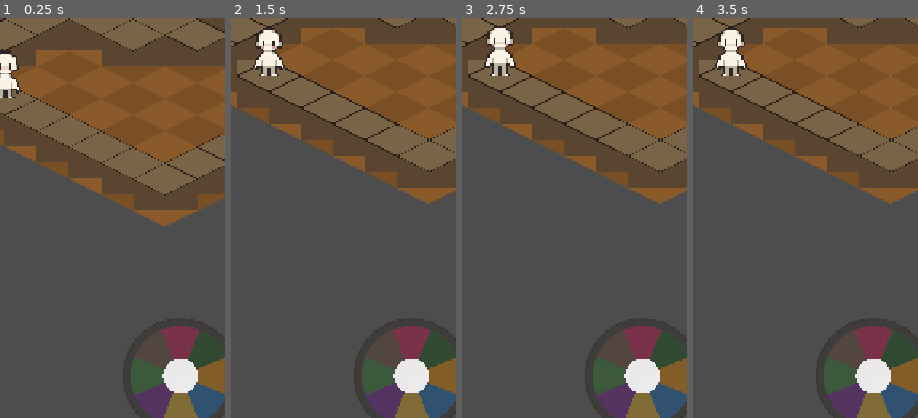
Above: before the commit, frames 1-4 (left to right).
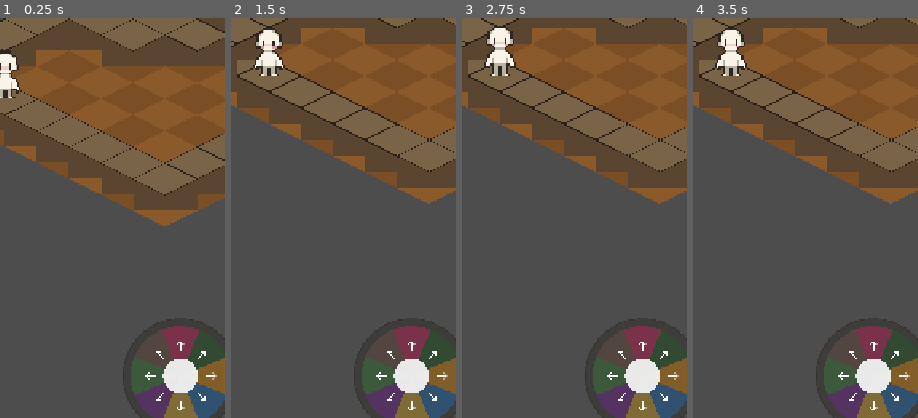
Above: after the commit, the same moments.

Repository: JDaniloC/BlindTuner
Game: Godot game, scene res://scenes/Playground.tscn
Same seed, same stepped clock (60 frames per second), same inputs: the game is played once before the commit and once after it.
Inputs:
- Up to frame 1 (0.25 s): no input
- Up to frame 2 (1.5 s): click "Começar" at 0.5 s; click "Começar" at 1.25 s
- Up to frame 3 (2.75 s): click "Curto" at 2 s
- Up to frame 4 (3.5 s): click "Pista 0 (tudo)" at 2.75 s
The pictures show only the part of the screen within x 42-92%, y 43-93%; the shares and areas given below are measured in that part.

The runs differ from the first frame. In frame 1, 0.2% of the frame differs, in the area x 64-97%, y 81-98%; in frame 2, 0.2%; in frame 3, 0.2%; in frame 4, 0.2%.

Commit message:
feat(godot): ícone redundante nas fatias do joystick e nas teclas
WCAG 1.4.1 pede que cor nunca seja o único canal de informação, e a
pesquisa de baixa visão reforça combinar cor com forma. Seta na direção
da nota nas fatias; ícone da nota no rodapé de cada tecla.

Fix pós-review: ICON_FOR_DIRECTION em ActionIcon.gd tratava o vetor de
direction (grid isométrico) como bússola de tela. Character.grid_to_world
projeta (x-y, x+y), então C4 (-1,-1) cai reto pra cima na tela, não a
noroeste -- a tabela antiga fazia as 8 setas apontarem um passo de 45°
errado. Corrigida a tabela e as expectativas em test_action_icon.gd;
reforçado test_slice_icons_point_to_correct_screen_direction pra checar
a textura carregada (não só != null) em duas fatias opostas.

Co-Authored-By: Claude Sonnet 5 <noreply@anthropic.com>

Diff:
--- a/godot/scripts/ActionIcon.gd
+++ b/godot/scripts/ActionIcon.gd
@@ -17,16 +17,19 @@
 	"pular": "keyboard_double_arrow_up",
 }
 
-## Seta direcional por vetor de direção. 0,-1 é norte (y cresce pra baixo).
+## O vetor de `direction` é de GRID isométrico, não bússola de tela.
+## Character.grid_to_world projeta (x-y, x+y), então cada vetor de grid cai
+## num octante de tela diferente do que o vetor "parece" sugerir --
+## ex.: (-1,-1) não é noroeste, é reto para cima.
 const ICON_FOR_DIRECTION := {
-	Vector2i( 0, -1): "north",
-	Vector2i( 1, -1): "north_east",
-	Vector2i( 1,  0): "east",
-	Vector2i( 1,  1): "south_east",
-	Vector2i( 0,  1): "south",
-	Vector2i(-1,  1): "south_west",
-	Vector2i(-1,  0): "west",
-	Vector2i(-1, -1): "north_west",
+	Vector2i(-1, -1): "north",
+	Vector2i( 0, -1): "north_east",
+	Vector2i( 1, -1): "east",
+	Vector2i( 1,  0): "south_east",
+	Vector2i( 1,  1): "south",
+	Vector2i( 0,  1): "south_west",
+	Vector2i(-1,  1): "west",
+	Vector2i(-1,  0): "north_west",
 }
 
 var action_id: String = ""
--- a/godot/scripts/DirectionJoystick.gd
+++ b/godot/scripts/DirectionJoystick.gd
@@ -18,6 +18,7 @@
 var _thumb_offset := Vector2.ZERO
 var _slice_polygons: Array[Polygon2D] = []
 var _slice_note_keys: Array[String] = []  # paralelo a _slice_polygons (8 entradas)
+var _slice_icons: Array = []              # paralelo a _slice_note_keys (8 entradas)
 var _active_slice_index: int = -1         # 0..7 (índice da fatia em _slice_polygons), ou -1
 var _flash_tween: Tween
 var _backdrop_disc: Polygon2D
@@ -70,6 +71,24 @@
 		_slice_polygons.append(slice)
 		_slice_note_keys.append(key)
 		idx += 1
+	_build_slice_icons()
+
+## Uma seta por fatia, posicionada no meio do arco (60% do raio), apontando
+## na direção que a nota daquela fatia representa.
+func _build_slice_icons() -> void:
+	var IconScript := load("res://scripts/ActionIcon.gd")
+	_slice_icons.clear()
+	for i in range(_slice_note_keys.size()):
+		var icon: Control = IconScript.new()
+		icon.custom_minimum_size = Vector2(30, 30)
+		icon.size = Vector2(30, 30)
+		var deg := i * SLICE_ANGLE_DEG
+		var rad := deg_to_rad(deg)
+		var center := Vector2(sin(rad), -cos(rad)) * (RADIUS * 0.6)
+		icon.position = center - icon.size * 0.5
+		_slices_root.add_child(icon)
+		icon.set_note(_slice_note_keys[i])
+		_slice_icons.append(icon)
 
 func slice_display_color(note_key: String) -> Color:
 	if CueSettings.shows_color():
--- a/godot/scripts/PianoInput.gd
+++ b/godot/scripts/PianoInput.gd
@@ -20,6 +20,7 @@
 
 var _buttons: Array[Button] = []
 var _button_notes: Array[String] = []
+var _key_icons: Array = []
 # Paralelo às notas armáveis (correr/pular); atualizado por on_armed_state_changed.
 var _armed: Array[bool] = [false, false, false, false]
 
@@ -51,6 +52,14 @@
 		btn.size = Vector2(BLACK_KEY_WIDTH, BLACK_KEY_HEIGHT) if black else Vector2(WHITE_KEY_WIDTH - 2, WHITE_KEY_HEIGHT)
 		btn.pressed.connect(_emit_note.bind(note_key))
 		add_child(btn)
+		var icon: Control = load("res://scripts/ActionIcon.gd").new()
+		icon.custom_minimum_size = Vector2(24, 24)
+		icon.size = Vector2(24, 24)
+		# Rodapé da tecla -- não colide com o rótulo de texto, que fica no centro.
+		icon.position = Vector2((btn.size.x - 24) * 0.5, btn.size.y - 34)
+		btn.add_child(icon)
+		icon.set_note(note_key)
+		_key_icons.append(icon)
 		_buttons.append(btn)
 		_button_notes.append(note_key)
 	# Reordena os FILHOS (não os arrays _buttons/_button_notes, que ficam na
--- a/godot/tests/test_action_icon.gd
+++ b/godot/tests/test_action_icon.gd
@@ -9,15 +9,17 @@
 	assert_eq(ActionIconScript.icon_name_for_note("B4"), "keyboard_double_arrow_up")
 
 func test_movement_notes_map_to_directional_icons():
-	# direção vem de NoteMapping.NOTES[key]["direction"]
-	assert_eq(ActionIconScript.icon_name_for_note("Cs4"), "north")       # (0,-1)
-	assert_eq(ActionIconScript.icon_name_for_note("D4"), "north_east")   # (1,-1)
-	assert_eq(ActionIconScript.icon_name_for_note("Ds4"), "east")        # (1,0)
-	assert_eq(ActionIconScript.icon_name_for_note("E4"), "south_east")   # (1,1)
-	assert_eq(ActionIconScript.icon_name_for_note("F4"), "south")        # (0,1)
-	assert_eq(ActionIconScript.icon_name_for_note("Fs4"), "south_west")  # (-1,1)
-	assert_eq(ActionIconScript.icon_name_for_note("G4"), "west")         # (-1,0)
-	assert_eq(ActionIconScript.icon_name_for_note("C4"), "north_west")   # (-1,-1)
+	# direction é vetor de GRID isométrico; a direção de TELA vem de
+	# Character.grid_to_world (x-y, x+y). C4 (-1,-1) vira (0,-32) = reto
+	# pra cima na tela, não noroeste -- ver comentário em ActionIcon.gd.
+	assert_eq(ActionIconScript.icon_name_for_note("C4"), "north")        # grid (-1,-1) -> tela cima
+	assert_eq(ActionIconScript.icon_name_for_note("Cs4"), "north_east")  # grid (0,-1)
+	assert_eq(ActionIconScript.icon_name_for_note("D4"), "east")         # grid (1,-1)
+	assert_eq(ActionIconScript.icon_name_for_note("Ds4"), "south_east")  # grid (1,0)
+	assert_eq(ActionIconScript.icon_name_for_note("E4"), "south")        # grid (1,1) -> tela baixo
+	assert_eq(ActionIconScript.icon_name_for_note("F4"), "south_west")   # grid (0,1)
+	assert_eq(ActionIconScript.icon_name_for_note("Fs4"), "west")        # grid (-1,1)
+	assert_eq(ActionIconScript.icon_name_for_note("G4"), "north_west")   # grid (-1,0)
 
 func test_every_note_has_an_icon():
 	for key in NoteMapping.NOTES.keys():
@@ -27,7 +29,7 @@
 	var icon = ActionIconScript.new()
 	add_child_autofree(icon)
 	icon.set_note("Cs4")
-	assert_not_null(icon._texture, "deveria ter carregado a textura da seta norte")
+	assert_not_null(icon._texture, "deveria ter carregado a textura da seta nordeste")
 	assert_true(icon._texture is Texture2D)
 
 func test_set_note_loads_texture_for_action_note():
--- a/godot/tests/test_direction_joystick.gd
+++ b/godot/tests/test_direction_joystick.gd
@@ -107,3 +107,23 @@
 	for i in range(8):
 		assert_true(NoteMapping.is_movement_note(j._slice_note_keys[i]))
 	assert_eq(j._slice_note_keys, ["C4","Cs4","D4","Ds4","E4","F4","Fs4","G4"])
+
+func test_each_slice_has_a_direction_icon():
+	var j = _make_joystick()
+	assert_eq(j._slice_icons.size(), 8, "uma seta por fatia de movimento")
+	for icon in j._slice_icons:
+		assert_not_null(icon._texture, "fatia sem textura de seta")
+
+func test_slice_icons_point_to_correct_screen_direction():
+	# Regressão: direction em NoteMapping é vetor de GRID isométrico, não
+	# bússola de tela -- ver comentário em ActionIcon.ICON_FOR_DIRECTION.
+	# C4 fica na fatia norte do joystick (índice 0) e deve exibir a seta
+	# "north" (reto pra cima na tela); E4 é a fatia oposta (índice 4, sul)
+	# e deve exibir "south".
+	var j = _make_joystick()
+	var c4_index: int = j._slice_note_keys.find("C4")
+	var e4_index: int = j._slice_note_keys.find("E4")
+	assert_eq(j._slice_icons[c4_index]._texture.resource_path, "res://assets/ui/icons/north.svg",
+		"fatia da C4 (norte do joystick) deveria exibir a seta north")
+	assert_eq(j._slice_icons[e4_index]._texture.resource_path, "res://assets/ui/icons/south.svg",
+		"fatia da E4 (sul do joystick, oposta à C4) deveria exibir a seta south")
--- a/godot/tests/test_piano_input.gd
+++ b/godot/tests/test_piano_input.gd
@@ -125,3 +125,9 @@
 	for note in ["C4", "D4"]:
 		var white_child_index = p._buttons[p._button_notes.find(note)].get_index()
 		assert_gt(black_child_index, white_child_index, "tecla preta deve ser filha posterior (desenhada por cima)")
+
+func test_each_key_has_an_icon():
+	var p = _make()
+	assert_eq(p._key_icons.size(), 12, "um ícone por tecla")
+	for icon in p._key_icons:
+		assert_not_null(icon._texture, "tecla sem ícone")
